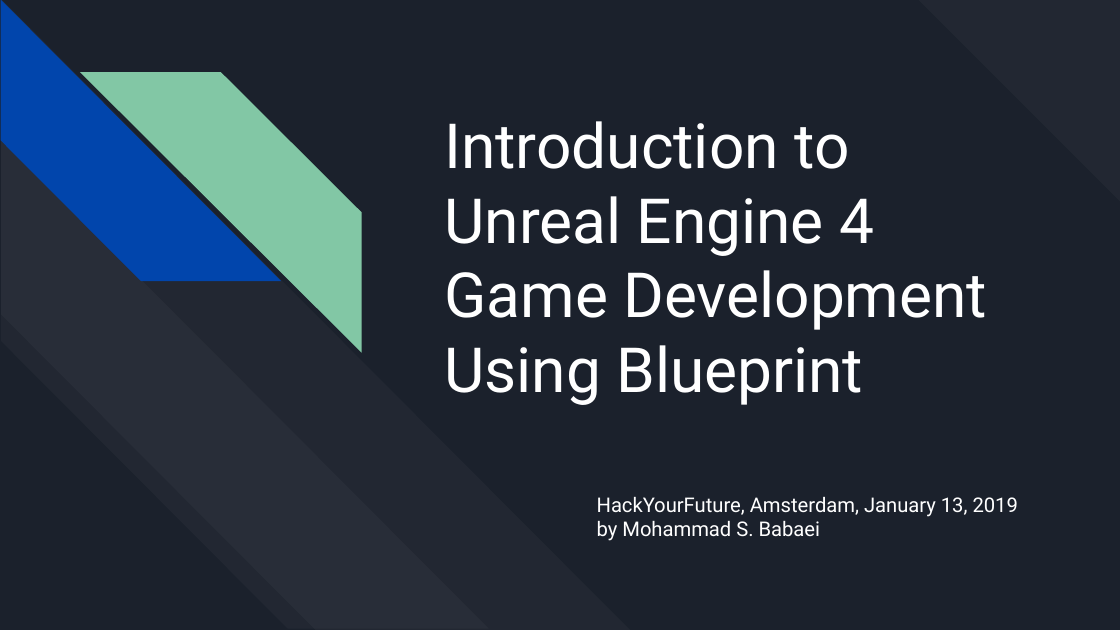
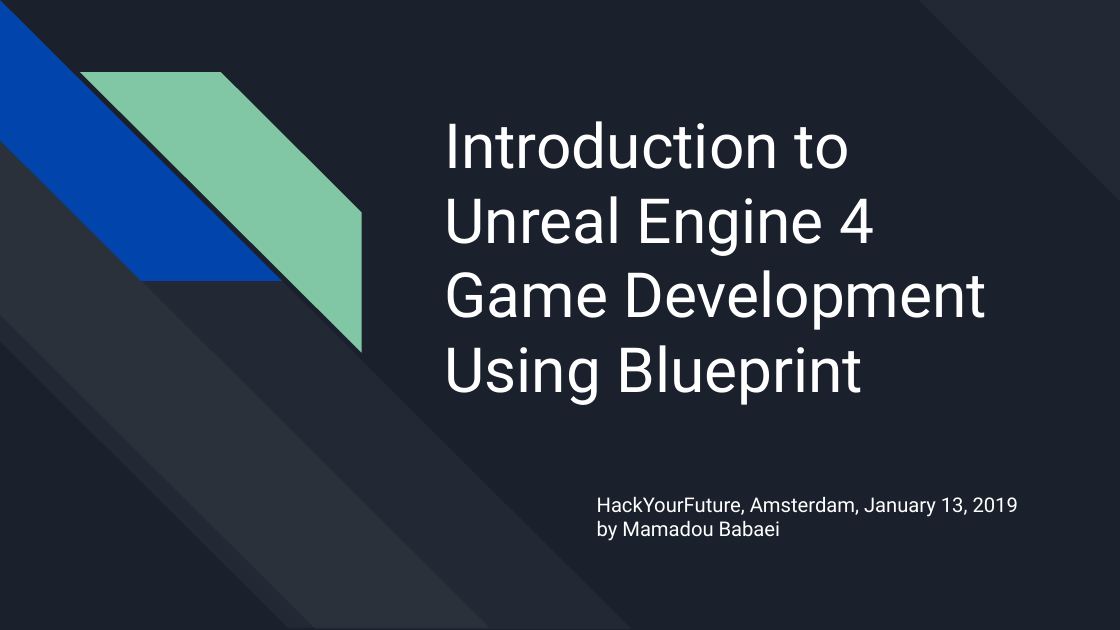
Before and after one commit to NuLL3rr0r/babaei-net-blog-source, a slide deck: slide 1 of content/en/post/2019-01-13-hackyourfuture-first-game-development-workshop-report/hackyourfuture-introduction-to-unreal-engine-4-game-development-using-blueprint.pptx. Drawn at 1120x630 pixels with LibreOffice and Linux fonts; fonts in the diff are those of the drawing. Boxes give left, top, right and bottom in pixels: in the first picture for what was removed or moved away, otherwise in the second. Text is boxed around its words. In the diff, an @@ line names an element or a change of style, - is before the commit and + after.

```diff
--- a/content/en/post/2019-01-13-hackyourfuture-first-game-development-workshop-report/hackyourfuture-introduction-to-unreal-engine-4-game-development-using-blueprint.pptx
+++ b/content/en/post/2019-01-13-hackyourfuture-first-game-development-workshop-report/hackyourfuture-introduction-to-unreal-engine-4-game-development-using-blueprint.pptx
@@ diag stripe at (0, 1, 631, 629): fill #FFFFFF at 3% opacity to #FFFFFF at 4% opacity @@
@@ diag stripe at (0, 140, 489, 627): fill #FFFFFF at 3% opacity to #FFFFFF at 4% opacity @@
@@ text at (597, 521, 780, 541): text changed @@
-by Mohammad S. Babaei
+by Mamadou Babaei
```
Also in this commit, not shown: 8 other slides changed, 2 other files.
